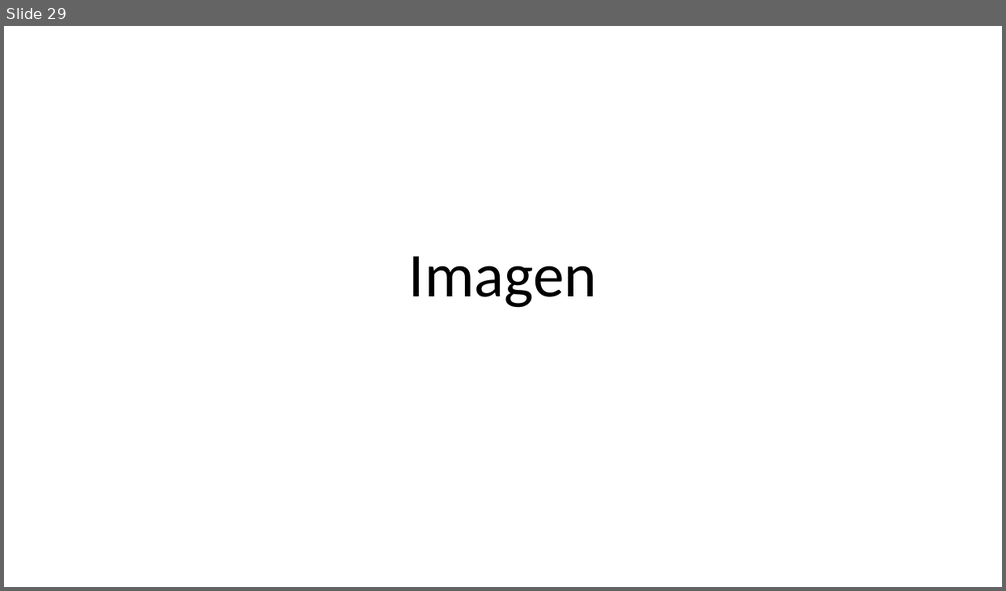
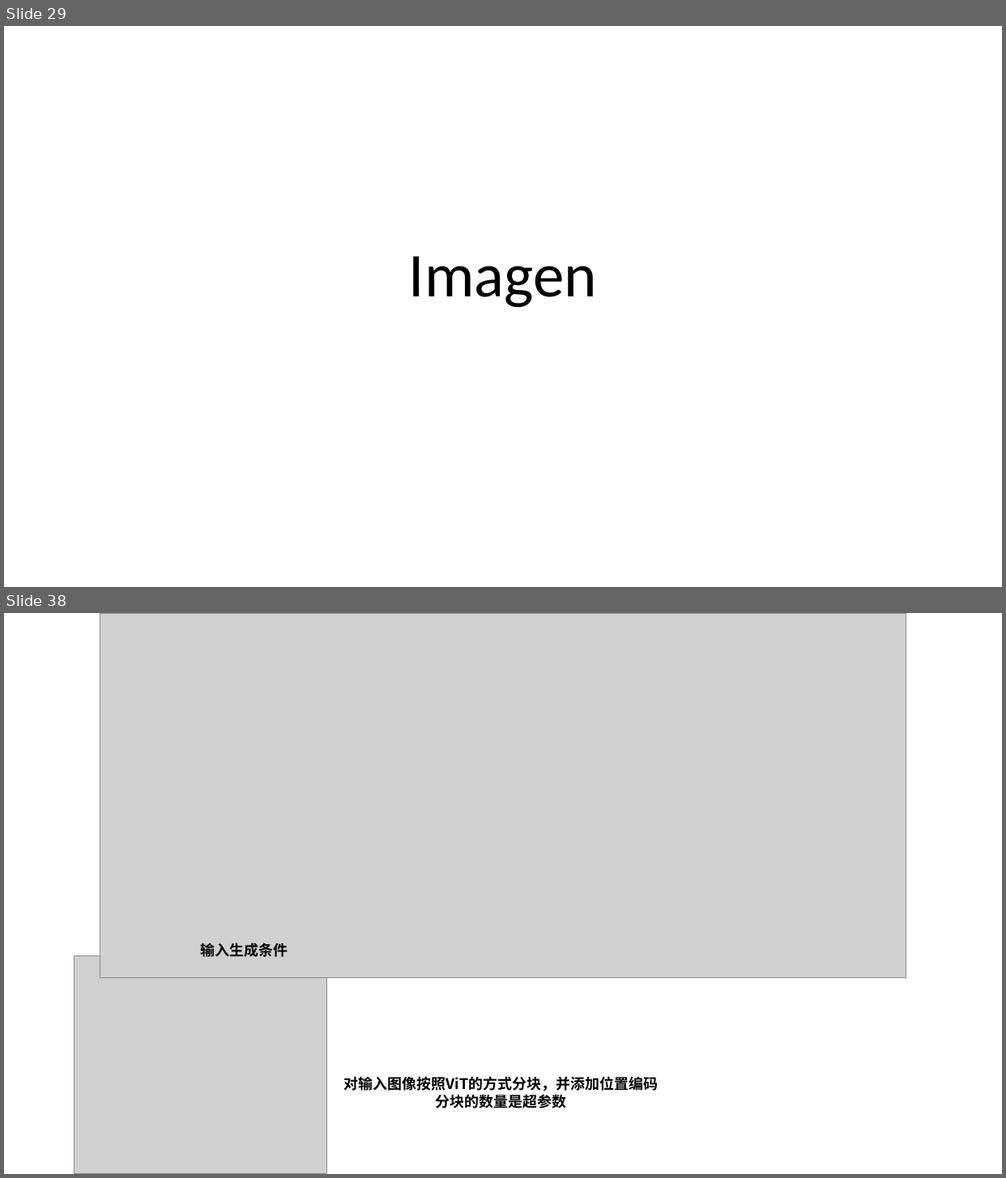
Before and after one commit to Elephant-King9/Paper, a slide deck: Base_Model/GAN+VAE+Diffusion/论文作图.pptx. Shown one above the other, each under a label of ours: slide 29 before the commit, slides 29 and 38 after it; the slides between them are not shown. The pictures are 1006x591 and 1006x1178 pixels, drawn with LibreOffice and Linux fonts; fonts in the diff are those of the drawing; grey boxes stand for pictures. Boxes give left, top, right and bottom in pixels: in the first picture for what was removed or moved away, otherwise in the second. Text is boxed around its words. In the diff, an @@ line names an element or a change of style, - is before the commit and + after.

```diff
--- a/Base_Model/GAN+VAE+Diffusion/论文作图.pptx
+++ b/Base_Model/GAN+VAE+Diffusion/论文作图.pptx
@@ slide 38 added at [4, 613, 1002, 1174], background #FFFFFF @@
@@ picture added at [100, 613, 906, 978] @@
@@ text added at [201, 943, 288, 957], 14 pt, text #000000, bold @@
+输入生成条件
@@ picture added at [74, 956, 326, 1174] @@
@@ text added at [344, 1076, 658, 1109], 14 pt, text #000000, bold @@
+对输入图像按照ViT的方式分块，并添加位置编码
+分块的数量是超参数
```
Also in this commit, not shown: 1 slide changed, 9 other slides added, 6 other files.
